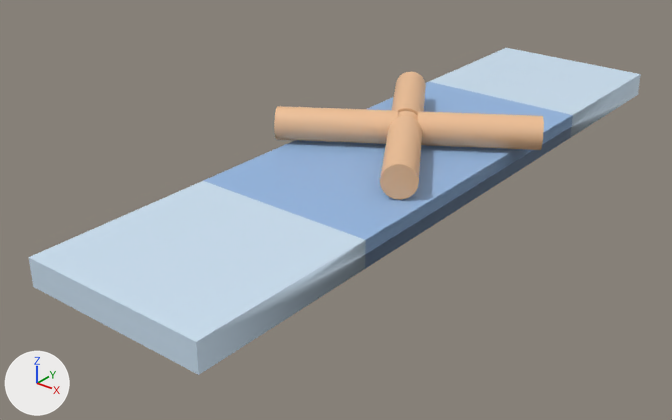
A saved change to the FBX model Assets/models/trap/crossRotate1.fbx.
One viewpoint serves both versions: a 50 mm lens placed at (9.18, -13.53, 6.64), pointed at (-0.65, -1.24, -0.98). The lights are fixed; the arrows at lower left show +X, +Y and +Z. Where no turn or scale is listed for an object, it has been applied to the vertices. Vertices at the same position are counted once.

The first picture shows 'floor', 'wood'.
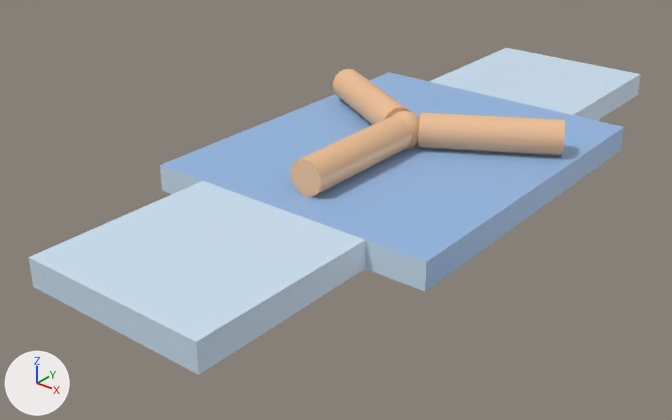
Where the change shows, as pixel boxes (x1, y1, x2, y2) in the pictures (672 x 420 px; the box of a moved part takes in the faces that stretch with it):
'wood', reshaped, moved, turned: before (274, 72, 544, 200); after (290, 69, 565, 197)
part 1 of me_mesh_001, rebuilt (16% wider, 12% taller): before (417, 111, 544, 150); after (418, 112, 565, 156)
part 2 of me_mesh_001, rebuilt (186% wider): before (380, 116, 422, 200); after (290, 116, 412, 197)
part 3 of me_mesh_001, added (beige): after (333, 69, 411, 125)
part 4 of me_mesh_001, moved or reshaped: before (274, 72, 426, 144); after (392, 111, 420, 149)
part 5 of me_mesh, moved or reshaped: before (203, 82, 573, 269); after (160, 72, 624, 292)

Patch to the scene script:
```diff
--- a/Assets/models/trap/crossRotate1.fbx.py
+++ b/Assets/models/trap/crossRotate1.fbx.py
@@ me_mesh @@
 # used by ob_floor; location = (-0.01, 5.24, -0.15)
-me_mesh.from_pydata(...)  # 16 vertices, 16 faces; spans x -1.75..1.75, y -12.25..1.75, z -0.25..0.25
+me_mesh.from_pydata(...)  # 24 vertices, 18 faces; spans x -2.85..2.85, y -12.25..1.75, z -0.25..0.25
+# me_mesh part 5
+# 5 faces are deleted
+# 8 vertices are added at x -2.85..2.85, y -8.75..-1.75, z -0.25..0.25
+# 3 new faces join them, mat_floor (white #cee3f5)
+# 4 new faces join them, mat_move (blue #96b9e4)
 me_mesh.materials.append(mat_floor)
@@ me_mesh_001 @@
 # used by ob_wood; parent = ob_crossrotate1; location = (2.547, 43.8, -3.283); rotation_euler = (0.00131, 0.0, 0.000357), in degrees (0.1, 0, 0)
-me_mesh_001.from_pydata(...)  # 562 vertices, 1104 faces; spans x -224.0..224.0, y -31.0..31.0, z -226.0..226.0
+me_mesh_001.from_pydata(...)  # 596 vertices, 720 faces; spans x -288.0..173.0, y -40.0..32.0, z -265.0..265.0
+# me_mesh_001 part 1: the loose piece of 74 vertices spanning x -1.0..224.0, y -31.0..31.0, z -160.0..15.0 is rebuilt with 110 vertices and now spans x -14.0..173.0, y -34.0..31.0, z -265.0..-7.0
+# me_mesh_001 part 2: the loose piece of 74 vertices spanning x -18.0..157.0, y -31.0..31.0, z 1.0..226.0 is rebuilt with 110 vertices and now spans x -14.0..173.0, y -34.0..31.0, z 7.0..265.0
+# me_mesh_001 part 3: a new loose piece of 110 vertices spanning x -288.0..-28.0, y -34.0..31.0, z -33.0..33.0, in mat_wood (beige #f1c297)
+# me_mesh_001 part 4: 413 vertices removed from x -224.0..28.0, y -31.0..31.0, z -226.0..156.0; 265 vertices added at x -37.0..35.0, y -40.0..32.0, z -36.0..36.0
 me_mesh_001.materials.append(mat_wood)
@@ ob_wood @@
 ob_wood.parent = ob_crossrotate1
-ob_wood.location = (2.547, 43.8, -3.283)
-ob_wood.rotation_euler = (0.00131, 0.0, 0.000357)  # degrees (0.1, 0, 0)
+ob_wood.location = (0.616, 44.06, 0.0)
+ob_wood.rotation_euler = (0.0, -0.524, 0.0)  # degrees (0, -30, 0)
```
